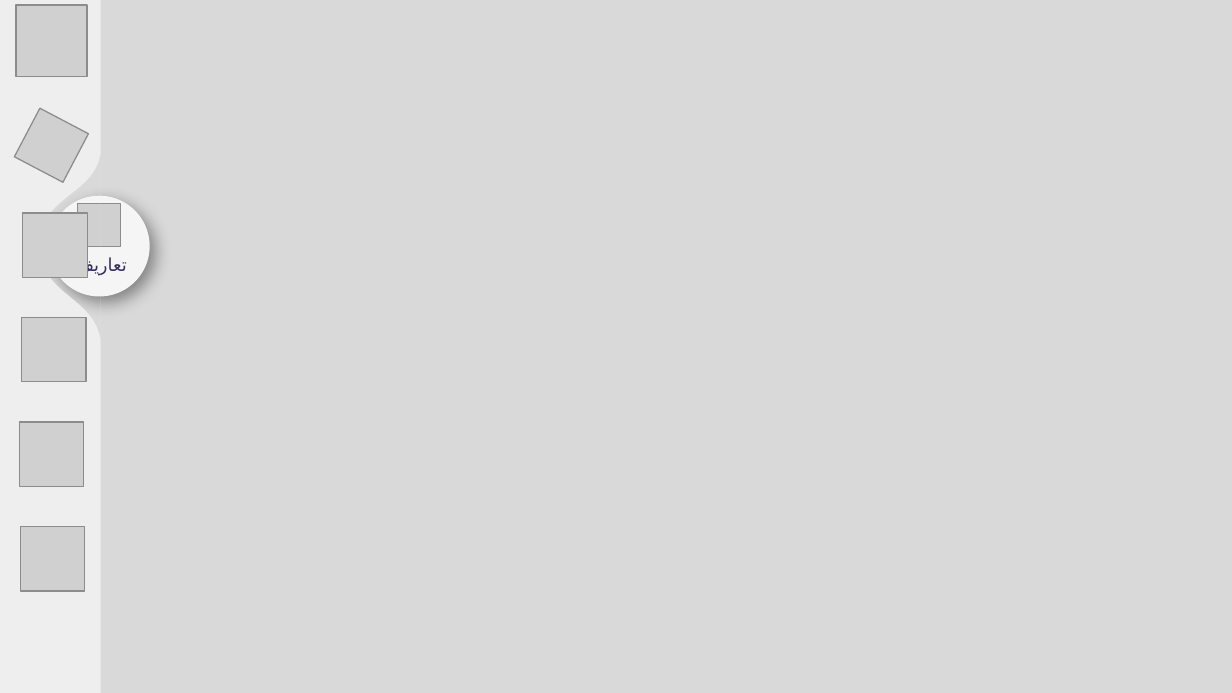
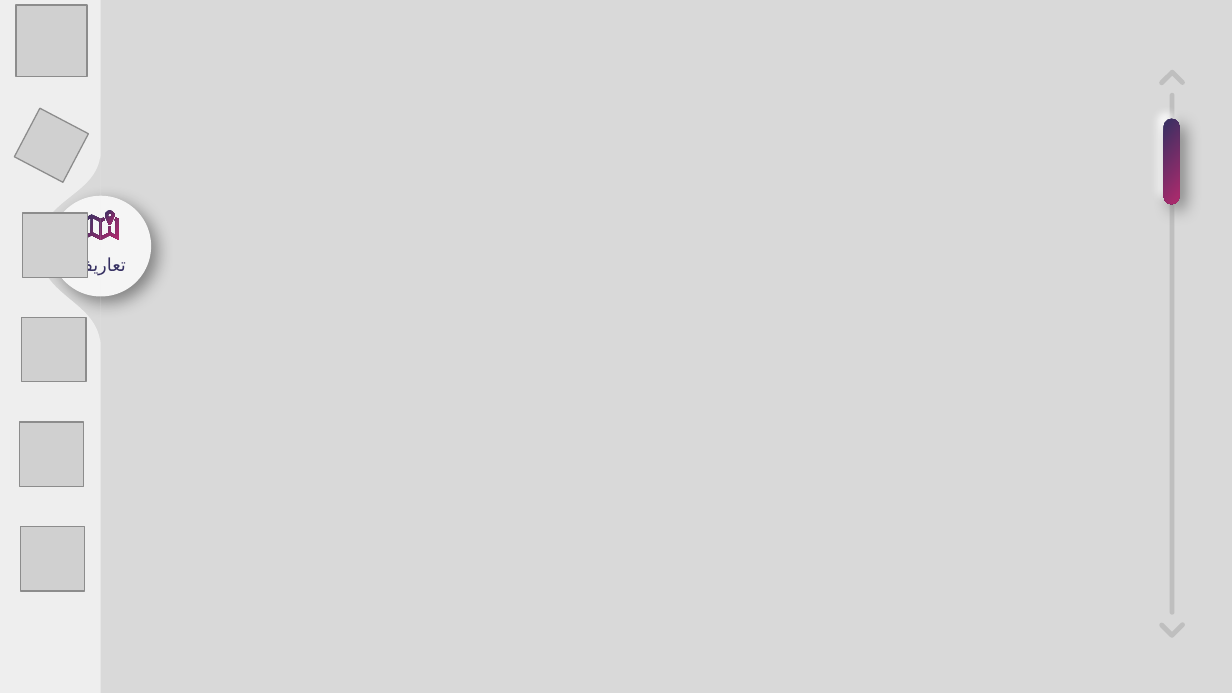
Before and after one commit to hmda77/Masters-thesis, a slide deck: slide 2 of Presentation/Draft.pptx. Drawn at 1232x693 pixels with LibreOffice and Linux fonts; fonts in the diff are those of the drawing; grey boxes stand for pictures; background and template pictures are left out. Boxes give left, top, right and bottom in pixels: in the first picture for what was removed or moved away, otherwise in the second. Text is boxed around its words. In the diff, an @@ line names an element or a change of style, - is before the commit and + after.

Commit message:
presentation updated

```diff
--- a/Presentation/Draft.pptx
+++ b/Presentation/Draft.pptx
@@ freeform shape at bbox=[0, 0, 101, 693]: outline redrawn @@
@@ freeform shape added at bbox=[1158, 69, 1186, 96], fill #BFBFBF @@
@@ rounded rectangle added at bbox=[1163, 118, 1179, 203], fill #D9D9D9 @@
@@ rounded rectangle added at bbox=[1163, 118, 1179, 203], fill gradient #363062 to #B02A6D @@
@@ rounded rectangle added at bbox=[1169, 92, 1174, 615], fill #BFBFBF @@
@@ picture removed at bbox=[78, 203, 121, 246] @@
@@ freeform shape added at bbox=[83, 214, 118, 239], fill gradient #363062 to #B02A6D @@
@@ freeform shape added at bbox=[105, 211, 115, 225], fill gradient #363062 to #B02A6D @@
@@ text "تعاریف" at bbox=[75, 257, 126, 276]: text colour #363062 to gradient #363062 to #B02A6D; alignment left to centre @@
@@ freeform shape added at bbox=[1158, 611, 1186, 639], fill #BFBFBF @@
```
Also in this commit, not shown: 4 other slides changed.
